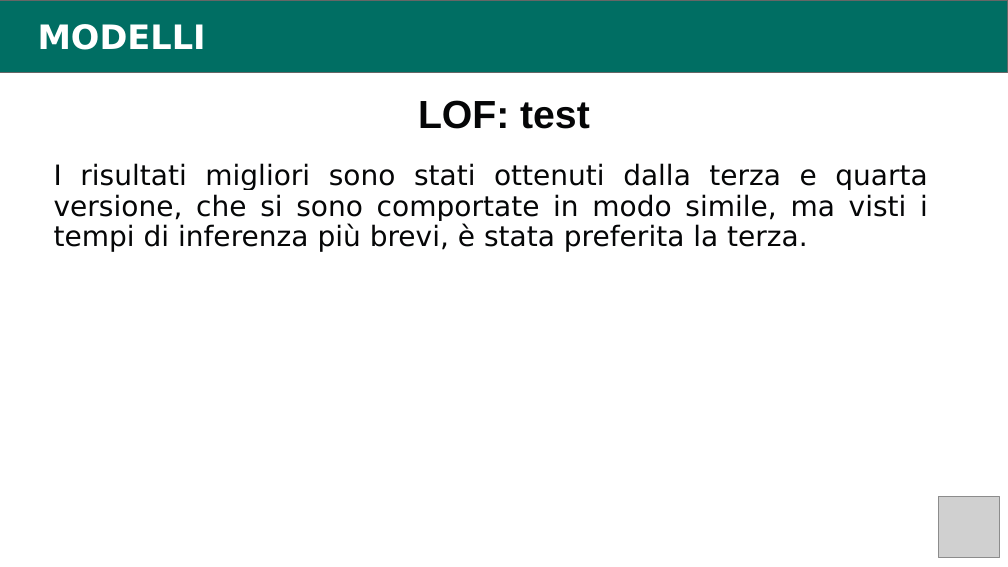
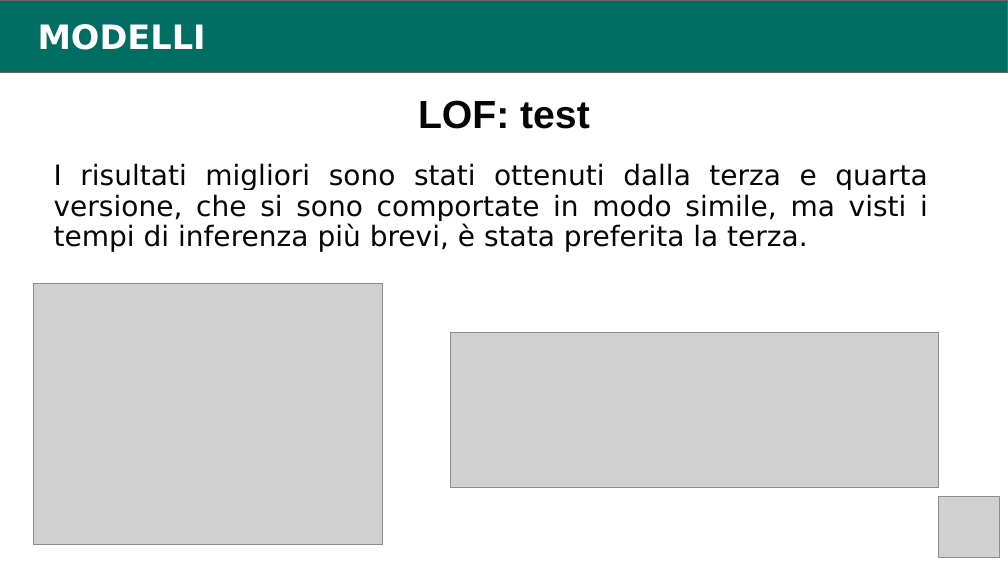
Before and after one commit to tommasomartinelli/Anomaly-Detection-ISCXTor2016, a slide deck: slide 19 of Doc/Presentazione_Intelligent_and_Secure_Network_Martinelli_Tommaso.pptx. Drawn at 1008x567 pixels with LibreOffice and Linux fonts; fonts in the diff are those of the drawing; grey boxes stand for pictures. Boxes give left, top, right and bottom in pixels: in the first picture for what was removed or moved away, otherwise in the second. Text is boxed around its words. In the diff, an @@ line names an element or a change of style, - is before the commit and + after.

```diff
--- a/Doc/Presentazione_Intelligent_and_Secure_Network_Martinelli_Tommaso.pptx
+++ b/Doc/Presentazione_Intelligent_and_Secure_Network_Martinelli_Tommaso.pptx
@@ picture added at bbox=[33, 283, 382, 544] @@
@@ picture added at bbox=[451, 333, 939, 488] @@
```
Also in this commit, not shown: 1 other slide changed, 6 slides added.
